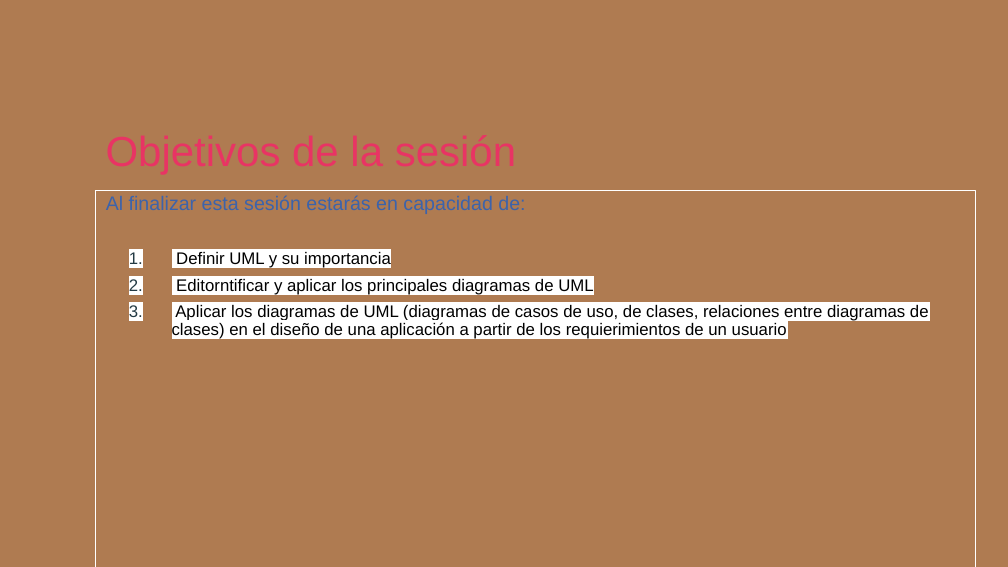
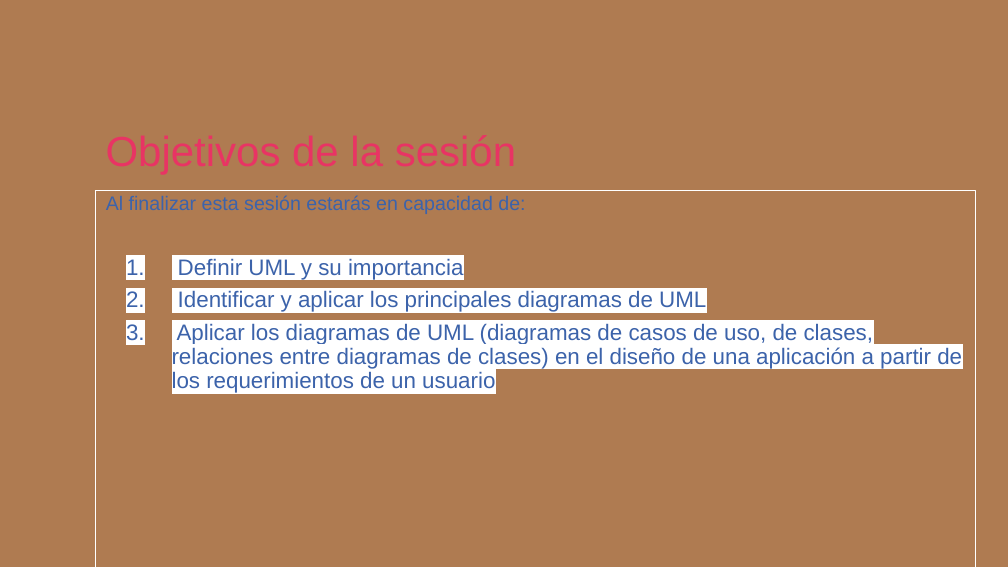
Before and after one commit to kristellu/CICLO_II, a slide deck: slide 3 of Componente_Teórico_Presentaciones/Slide-Java sesión 18 semana 6_.pptx. Drawn at 1008x567 pixels with LibreOffice and Linux fonts; fonts in the diff are those of the drawing; background and template pictures are left out. Boxes give left, top, right and bottom in pixels: in the first picture for what was removed or moved away, otherwise in the second. Text is boxed around its words. In the diff, an @@ line names an element or a change of style, - is before the commit and + after.

```diff
--- a/Componente_Teórico_Presentaciones/Slide-Java sesión 18 semana 6_.pptx
+++ b/Componente_Teórico_Presentaciones/Slide-Java sesión 18 semana 6_.pptx
@@ text at <box>178,258,463,280</box>: size 12 to 16 pt, text colour #000000 to #3C63AA in "Definir UML y su importancia"; indent changed; bullet colour #233A44 to #3C63AA @@
@@ text at <box>172,290,962,393</box>: text changed; size 12 to 16 pt; text colour #000000 to #3C63AA @@
-2. Editorntificar y aplicar los principales diagramas de UML
-3. Aplicar los diagramas de UML (diagramas de casos de uso, de clases, relaciones entre diagramas de clases) en el diseño de una aplicación a partir de los requierimientos de un usuario
+2. Identificar y aplicar los principales diagramas de UML
+3. Aplicar los diagramas de UML (diagramas de casos de uso, de clases, relaciones entre diagramas de clases) en el diseño de una aplicación a partir de los requerimientos de un usuario
```
Also in this commit, not shown: 1 other slide changed, 1 slide added.
